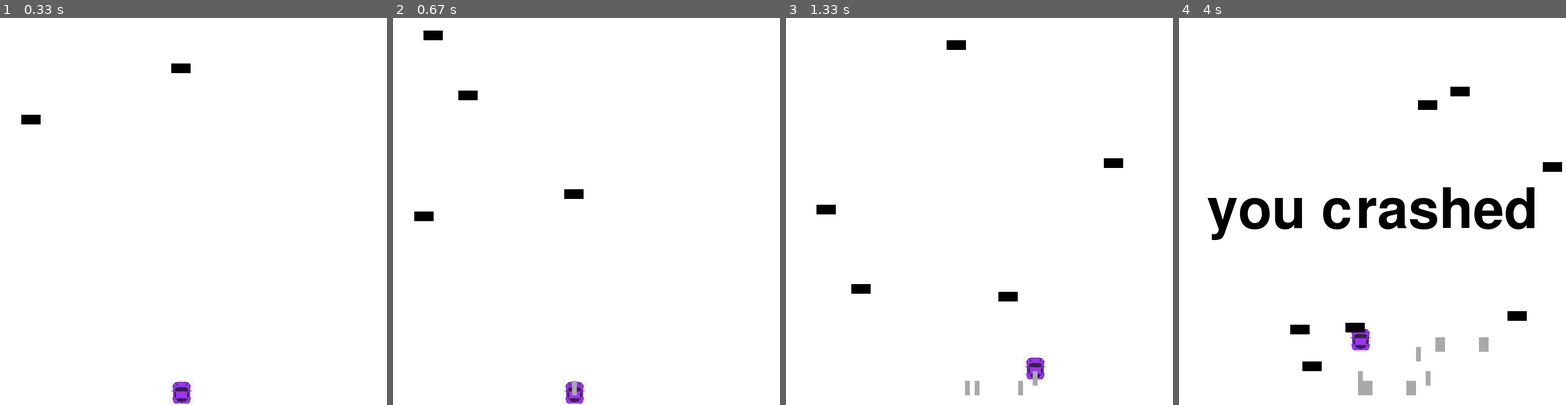
Above: before the commit, frames 1-4 (left to right).
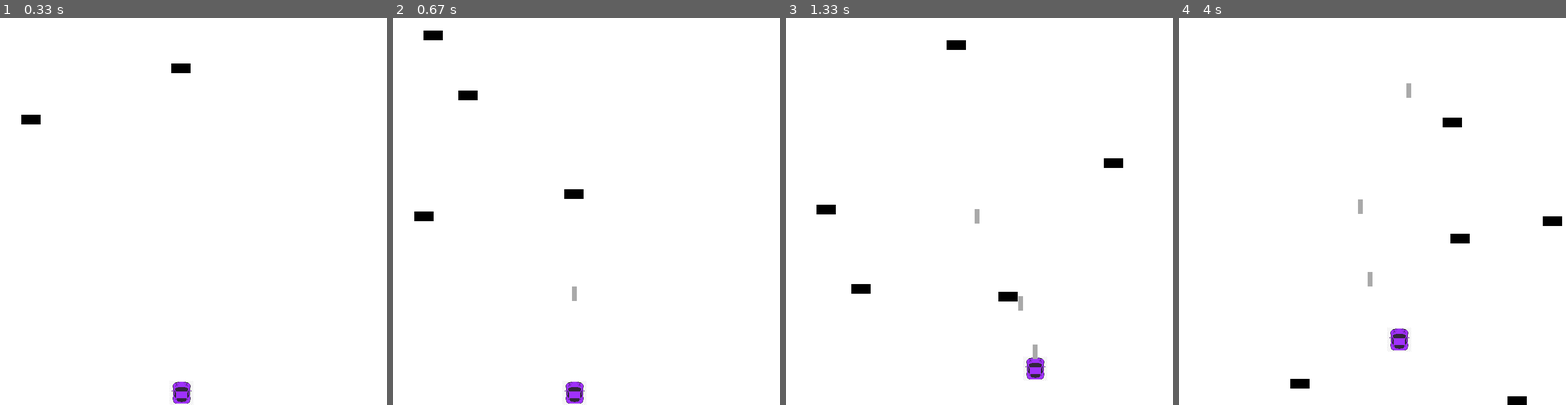
Above: after the commit, the same moments.

Repository: renllan/my_game
Game: pygame game, started from pygame intro/game.py
Two runs of this game, one before a commit and one after it. Both use one fixed random seed, a clock stepped at 60 frames per second and the inputs below.
Inputs:
- Up to frame 1 (0.33 s): no input
- Up to frame 2 (0.67 s): tap Space at 0.33 s
- Up to frame 3 (1.33 s): hold Right 0.67-1.13 s; tap Space at 0.73, 1.03, 1.23 s; hold Up from 1.17 s (still down)
- Up to frame 4 (4 s): release Up at 1.47 s; hold Right 1.5-1.97 s; tap Space at 1.57, 1.87, 2.07, 2.37, 2.63, 2.97, 3.27, 3.4, 3.8 s; hold Left 2-2.53 s; hold Down 2.57-2.87 s; hold Left 2.9-3.3 s; hold Up 3.33-3.7 s; hold Right from 3.73 s (still down)

Frame 1 is identical in both runs. In frame 2, less than 0.1% of the frame differs, in the area x 46-48%, y 69-98%; in frame 3, 0.3%; in frame 4, 6.3%, in the area x 7-99%, y 16-100%.

Commit message:
bullet works, added scoreboard class

Diff:
--- a/pygame intro/Enemy.py
+++ b/pygame intro/Enemy.py
@@ -4,6 +4,7 @@
 class Enemy(pygame.sprite.Sprite):
     def __init__(self,game):
         super(Enemy, self).__init__()
+        self.game = game
         self.surf = pygame.Surface((40, 20))
         self.surf.fill(game.black)
         self.rect = self.surf.get_rect(
@@ -19,3 +20,4 @@
         self.rect.move_ip(0, self.speed)
         if self.rect.top > self.display_height:
             self.kill()
+            self.game.score.update_score()
--- a/pygame intro/bullet.py
+++ b/pygame intro/bullet.py
@@ -24,4 +24,6 @@
 
 
     def update(self):
-         self.y -= 20
+         self.rect.move_ip(0, -5)
+         if self.rect.top < 0:
+             self.kill()
--- a/pygame intro/game.py
+++ b/pygame intro/game.py
@@ -4,6 +4,7 @@
 from Enemy import Enemy
 from input import input
 from bullet import Bullet
+from scoreboard import scoreboard
 class game:
      def __init__(self):
         pygame.init()
@@ -37,14 +38,15 @@
         self.input = input(self)
 
         self.bullets = pygame.sprite.Group()
+        self.score = scoreboard(self)
      def text_object(self,text, font):
         textSurface = font.render(text,True, self.black)
         return textSurface, textSurface.get_rect()
 
-     def message_display(self,str):
+     def message_display(self,str,x,y):
         largeText = pygame.font.Font('freesansbold.ttf',115)
         TextSurf, TextRect = self.text_object(str, largeText)
-        TextRect.center = ((self.display_width/2),(self.display_height/2))
+        TextRect.center = (x,y)
         self.gameDisplay.blit(TextSurf, TextRect)
 
         pygame.display.update()
@@ -52,7 +54,8 @@
         time.sleep(2)
 
      def crash(self):
-        self.message_display('you crashed')
+        self.message_display('you crashed',self.display_width/2,self.display_height/2)
+        self.message_display('score: {}'.format(self.score.score),self.display_width/2,self.display_height/2+100)
     # def car(x,y):
     #     gameDisplay.blit(carImg, (x,y))
     #
@@ -105,6 +108,7 @@
             for event in pygame.event.get():
                 if event.type == pygame.QUIT:
                     gameExit = True
+
                 if event.type == pygame.KEYDOWN:
                     if event.key == pygame.K_ESCAPE:
                         gameExit = True
@@ -147,6 +151,9 @@
                  player.kill()
                  self.crash()
                  gameExit = True
+            collision = pygame.sprite.groupcollide(self.bullets,self.enemies,True,True)
+            if collision != {}:
+                self.score.update_score()
 
             # if x > display_width - car_width or x < 0:
             #         gameExit = True
--- /dev/null
+++ b/pygame intro/scoreboard.py
@@ -0,0 +1,7 @@
+class scoreboard:
+    def __init__(self,game):
+        self.game = game
+        self.score = 0
+
+    def update_score(self):
+        self.score += 1
